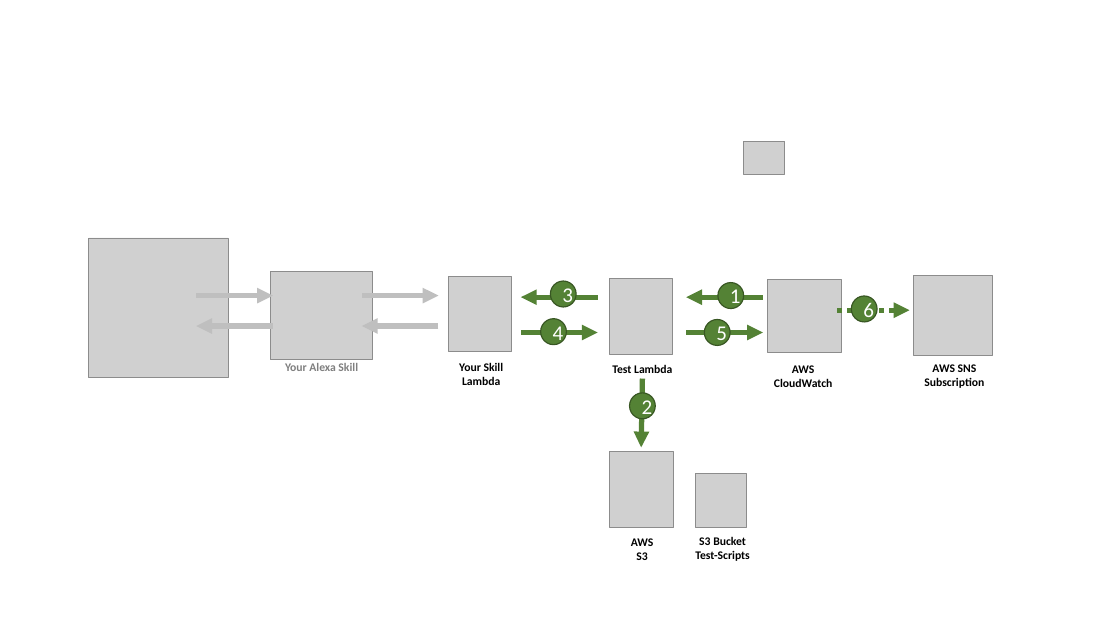
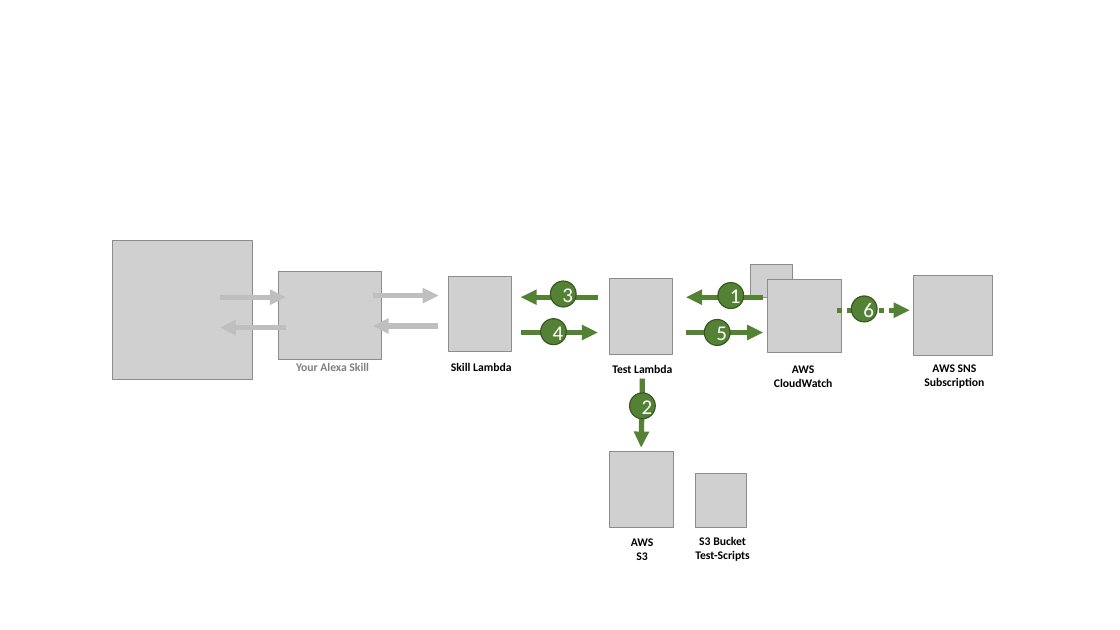
Before and after one commit to KayLerch/alexa-skills-kit-tester-java, a slide deck: slide 1 of docs/live-testing.pptx. Drawn at 1120x630 pixels with LibreOffice and Linux fonts; fonts in the diff are those of the drawing; grey boxes stand for pictures. Boxes give left, top, right and bottom in pixels: in the first picture for what was removed or moved away, otherwise in the second. Text is boxed around its words. In the diff, an @@ line names an element or a change of style, - is before the commit and + after.

```diff
--- a/docs/live-testing.pptx
+++ b/docs/live-testing.pptx
@@ picture: place and size @@
-picture at bbox=[89, 238, 229, 377]
+picture at bbox=[113, 240, 252, 380]
@@ picture: place and size @@
-picture at bbox=[744, 141, 785, 174]
+picture at bbox=[751, 265, 792, 297]
@@ arrow moved from (273, 296) - (197, 296) to (286, 297) - (220, 297) @@
@@ picture: place and size @@
-picture at bbox=[271, 271, 373, 360]
+picture at bbox=[279, 271, 381, 360]
@@ arrow moved from (439, 296) - (362, 296) to (439, 296) - (373, 296) @@
@@ arrow moved from (273, 326) - (197, 326) to (286, 328) - (220, 328) @@
@@ arrow moved from (439, 326) - (362, 326) to (439, 326) - (373, 326) @@
@@ text "Your Alexa Skill": place and size @@
-text "Your Alexa Skill" at bbox=[285, 363, 358, 371]
+text "Your Alexa Skill" at bbox=[296, 363, 369, 371]
@@ text at bbox=[451, 362, 511, 371]: text changed @@
-Your Skill Lambda
+Skill Lambda
```
Also in this commit, not shown: 50 other files.
